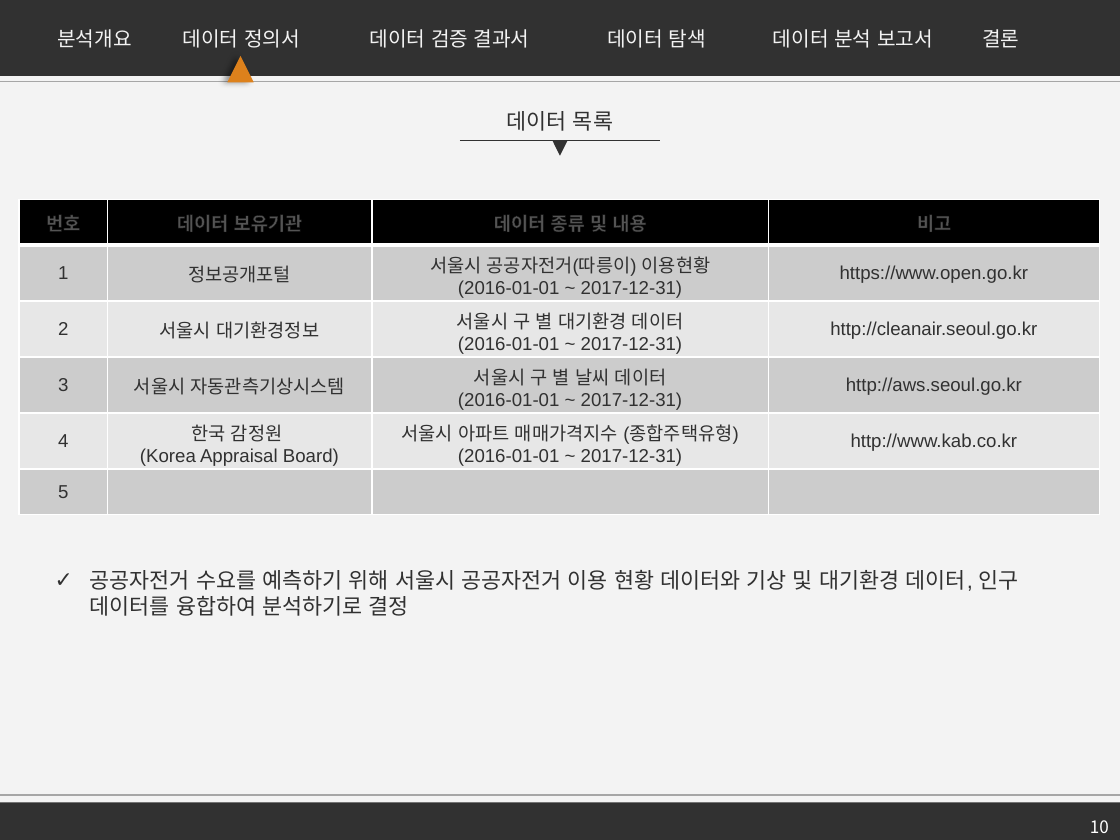
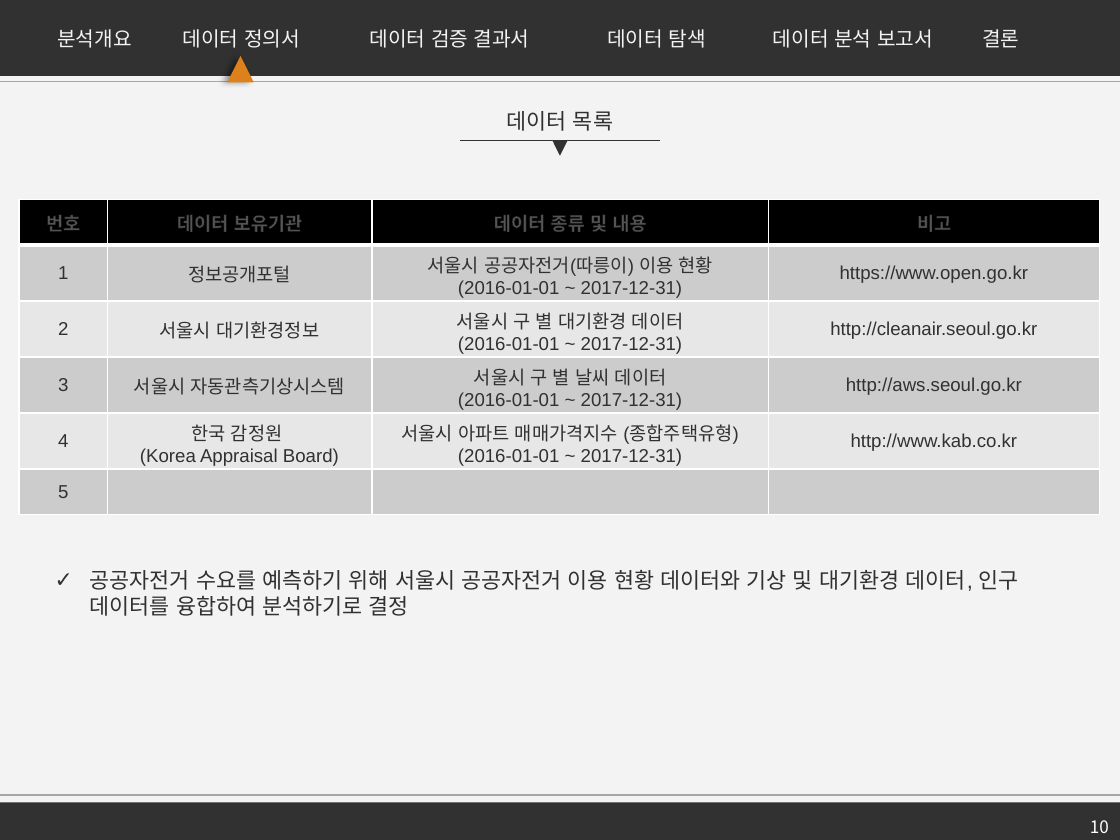
Before and after one commit to firstock/proj_sponge_bicycle, a slide deck: slide 10 of 서울시 공유자전거 수요 예측.pptx. Drawn at 1120x840 pixels with LibreOffice and Linux fonts; fonts in the diff are those of the drawing. Boxes give left, top, right and bottom in pixels: in the first picture for what was removed or moved away, otherwise in the second. Text is boxed around its words. In the diff, an @@ line names an element or a change of style, - is before the commit and + after.

Commit message:
KHS_PPT_modify

```diff
--- a/서울시 공유자전거 수요 예측.pptx
+++ b/서울시 공유자전거 수요 예측.pptx
@@ table at [19, 199, 1099, 514] @@
-row 2, column 3: 서울시 공공자전거(따릉이) 이용현황 / (2016-01-01 ~ 2017-12-31)
+row 2, column 3: 서울시 공공자전거(따릉이) 이용 현황 / (2016-01-01 ~ 2017-12-31)
```
